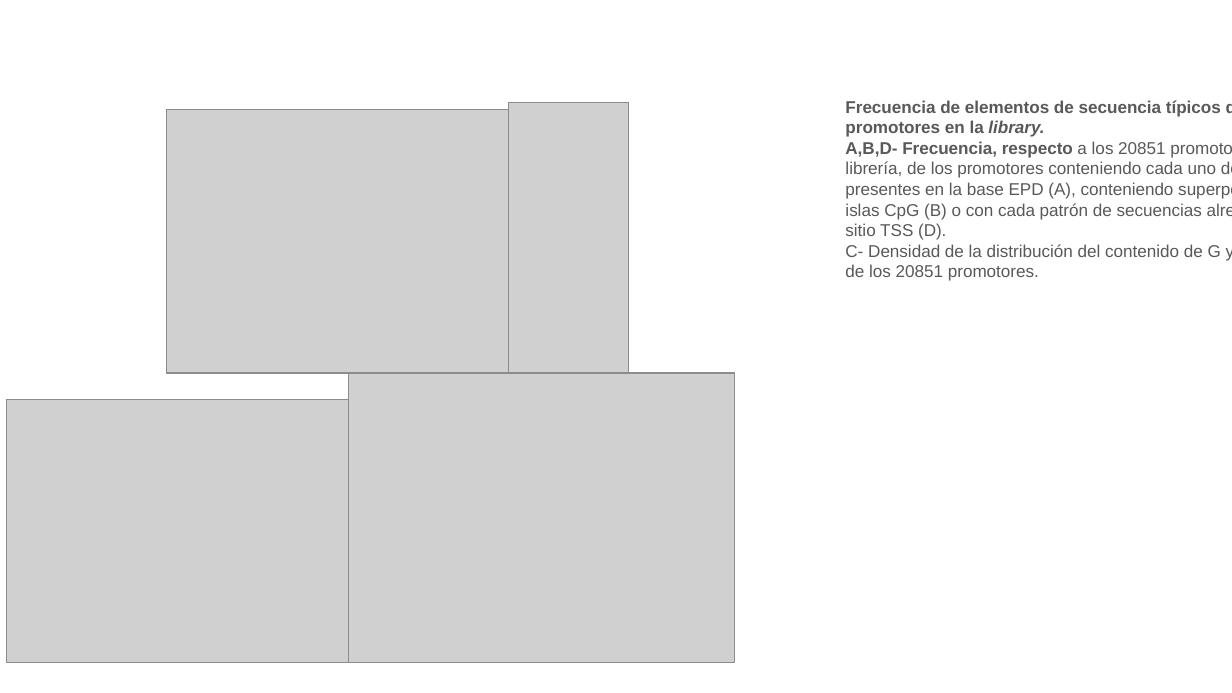
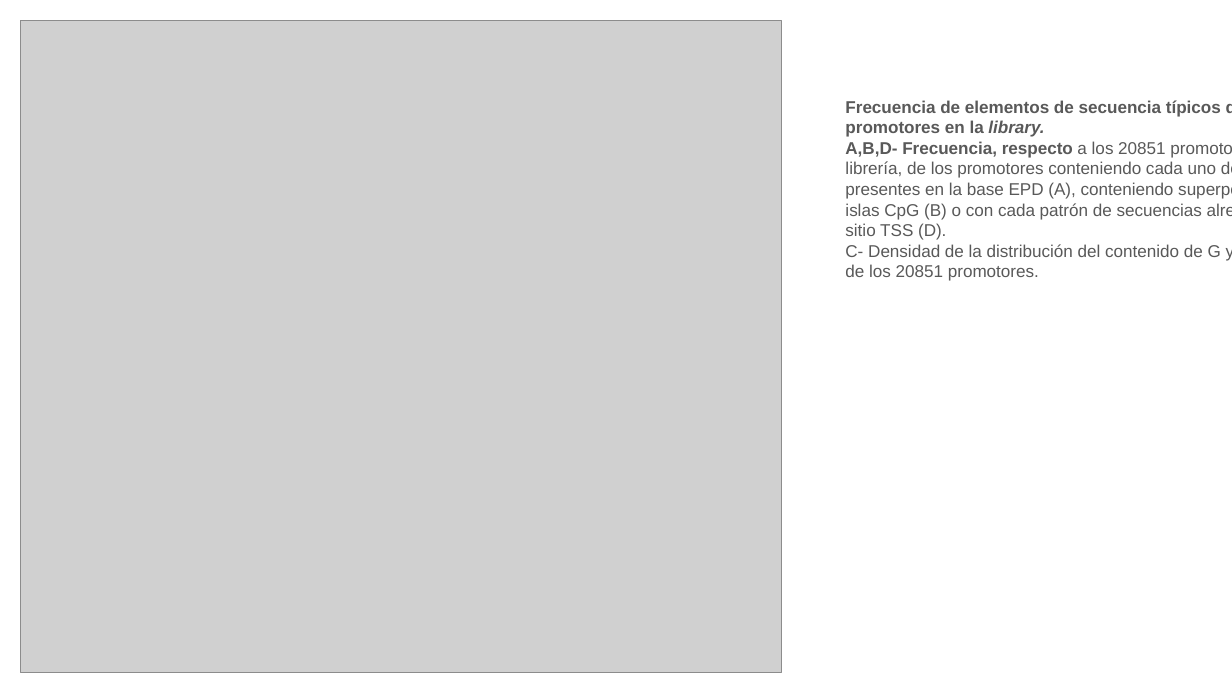
Before and after one commit to martin-iungman/TesisDoc, a slide deck: slide 11 of docs/Fig MyM.pptx. Drawn at 1232x693 pixels with LibreOffice and Linux fonts; fonts in the diff are those of the drawing; grey boxes stand for pictures. Boxes give left, top, right and bottom in pixels: in the first picture for what was removed or moved away, otherwise in the second. Text is boxed around its words. In the diff, an @@ line names an element or a change of style, - is before the commit and + after.

```diff
--- a/docs/Fig MyM.pptx
+++ b/docs/Fig MyM.pptx
@@ picture added at (x1=21, y1=21, x2=782, y2=673) @@
@@ picture removed at (x1=166, y1=110, x2=517, y2=373) @@
@@ picture removed at (x1=509, y1=102, x2=630, y2=373) @@
@@ picture removed at (x1=349, y1=373, x2=734, y2=663) @@
@@ picture removed at (x1=6, y1=399, x2=357, y2=663) @@
```
Also in this commit, not shown: 3 other files.
